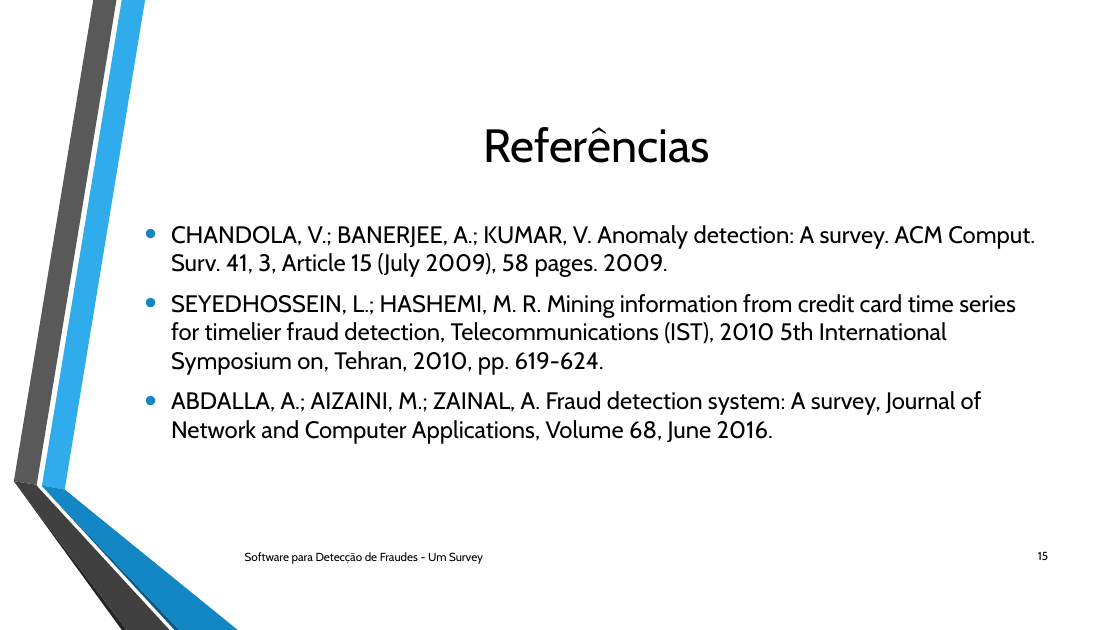
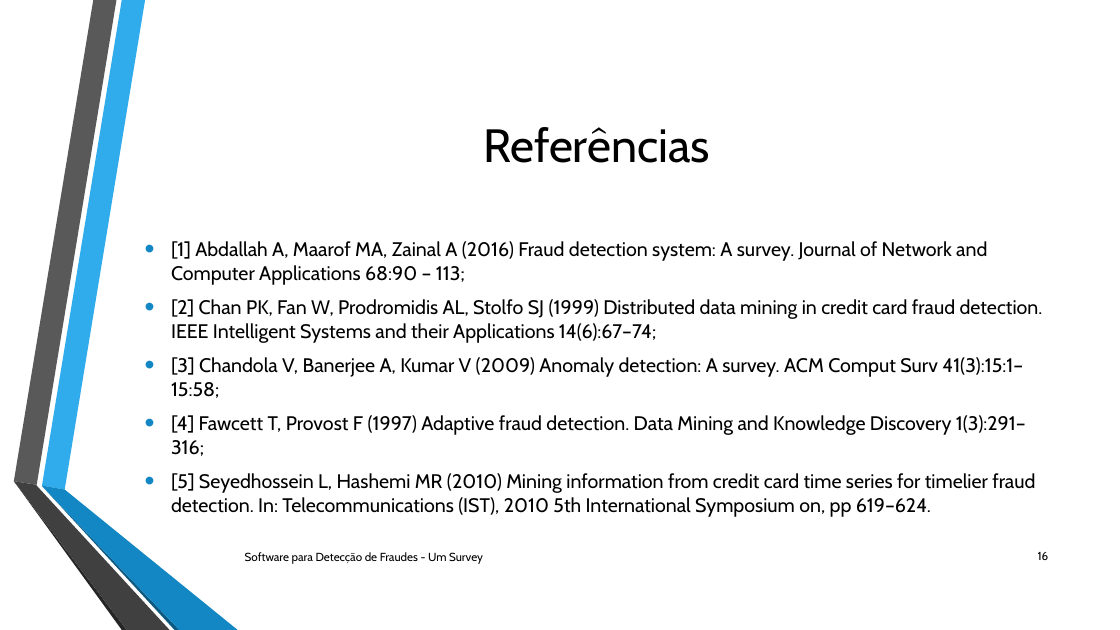
Before and after one commit to jeanzera/metodologiautfpr, a slide deck: slide 16 of Trabalho Jean Rangel/arquivos/Apresentacao/Segunda versao/Software para Detecção de Fraudes – Um Survey.pptx (slide 15 before the commit). Drawn at 1120x630 pixels with LibreOffice and Linux fonts; fonts in the diff are those of the drawing; background and template pictures are left out. Boxes give left, top, right and bottom in pixels: in the first picture for what was removed or moved away, otherwise in the second. Text is boxed around its words. In the diff, an @@ line names an element or a change of style, - is before the commit and + after.

Commit message:
Apresentação.

```diff
--- a/Trabalho Jean Rangel/arquivos/Apresentacao/Segunda versao/Software para Detecção de Fraudes – Um Survey.pptx
+++ b/Trabalho Jean Rangel/arquivos/Apresentacao/Segunda versao/Software para Detecção de Fraudes – Um Survey.pptx
@@ text at [171,241,1043,517]: text changed; size 20.4 to 16.8 pt @@
-• CHANDOLA, V.; BANERJEE, A.; KUMAR, V. Anomaly detection: A survey. ACM Comput. Surv. 41, 3, Article 15 (July 2009), 58 pages. 2009.
-• SEYEDHOSSEIN, L.; HASHEMI, M. R. Mining information from credit card time series for timelier fraud detection, Telecommunications (IST), 2010 5th International Symposium on, Tehran, 2010, pp. 619-624.
-• ABDALLA, A.; AIZAINI, M.; ZAINAL, A. Fraud detection system: A survey, Journal of Network and Computer Applications, Volume 68, June 2016.
+• [1] Abdallah A, Maarof MA, Zainal A (2016) Fraud detection system: A survey. Journal of Network and Computer Applications 68:90 – 113;
+• [2] Chan PK, Fan W, Prodromidis AL, Stolfo SJ (1999) Distributed data mining in credit card fraud detection. IEEE Intelligent Systems and their Applications 14(6):67–74;
+• [3] Chandola V, Banerjee A, Kumar V (2009) Anomaly detection: A survey. ACM Comput Surv 41(3):15:1–15:58;
+• [4] Fawcett T, Provost F (1997) Adaptive fraud detection. Data Mining and Knowledge Discovery 1(3):291–316;
+• [5] Seyedhossein L, Hashemi MR (2010) Mining information from credit card time series for timelier fraud detection. In: Telecommunications (IST), 2010 5th International Symposium on, pp 619–624.
@@ page number at [1038,552,1049,560]: text changed @@
-15
+16
```
Also in this commit, not shown: 5 other slides changed, 1 slide added.
